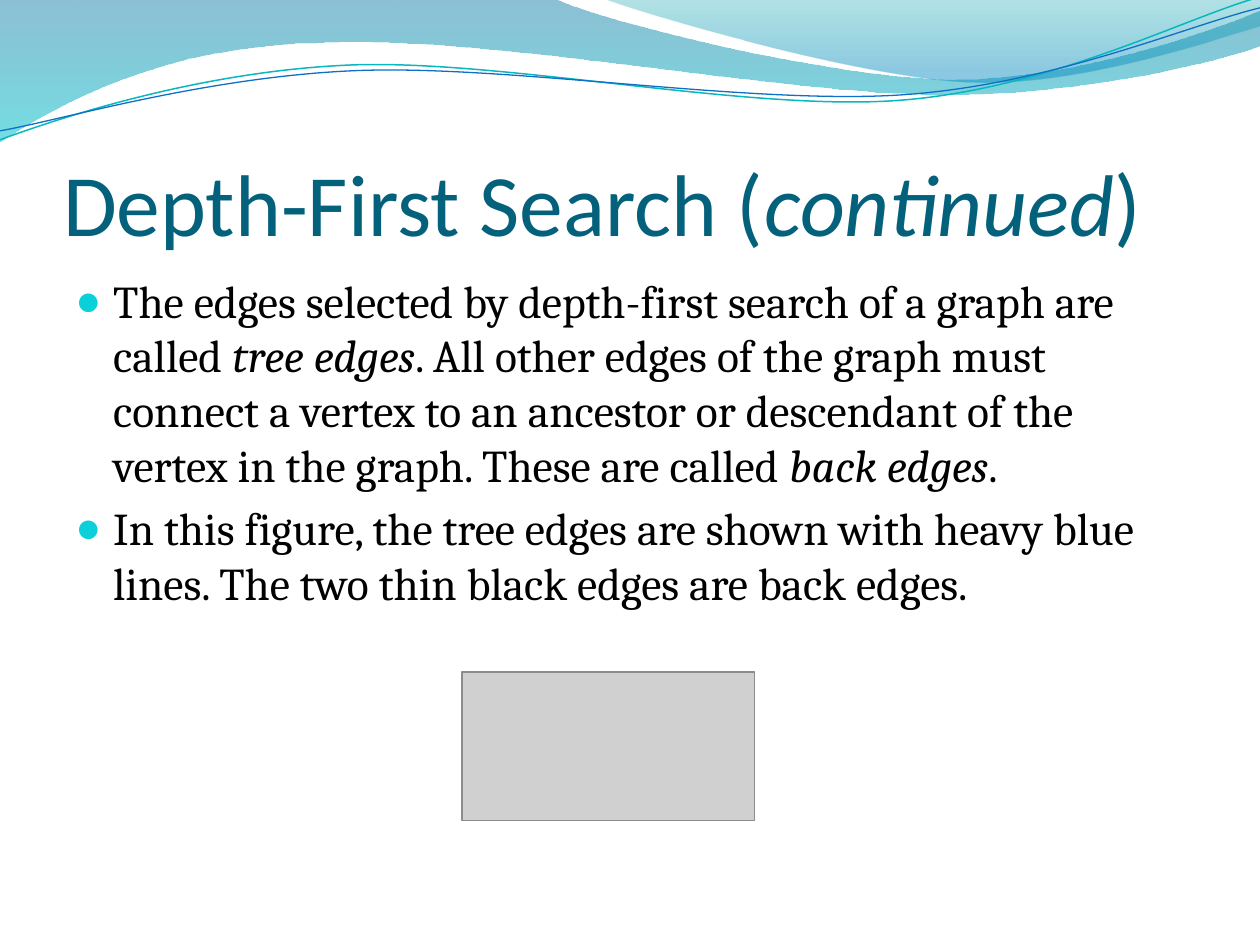
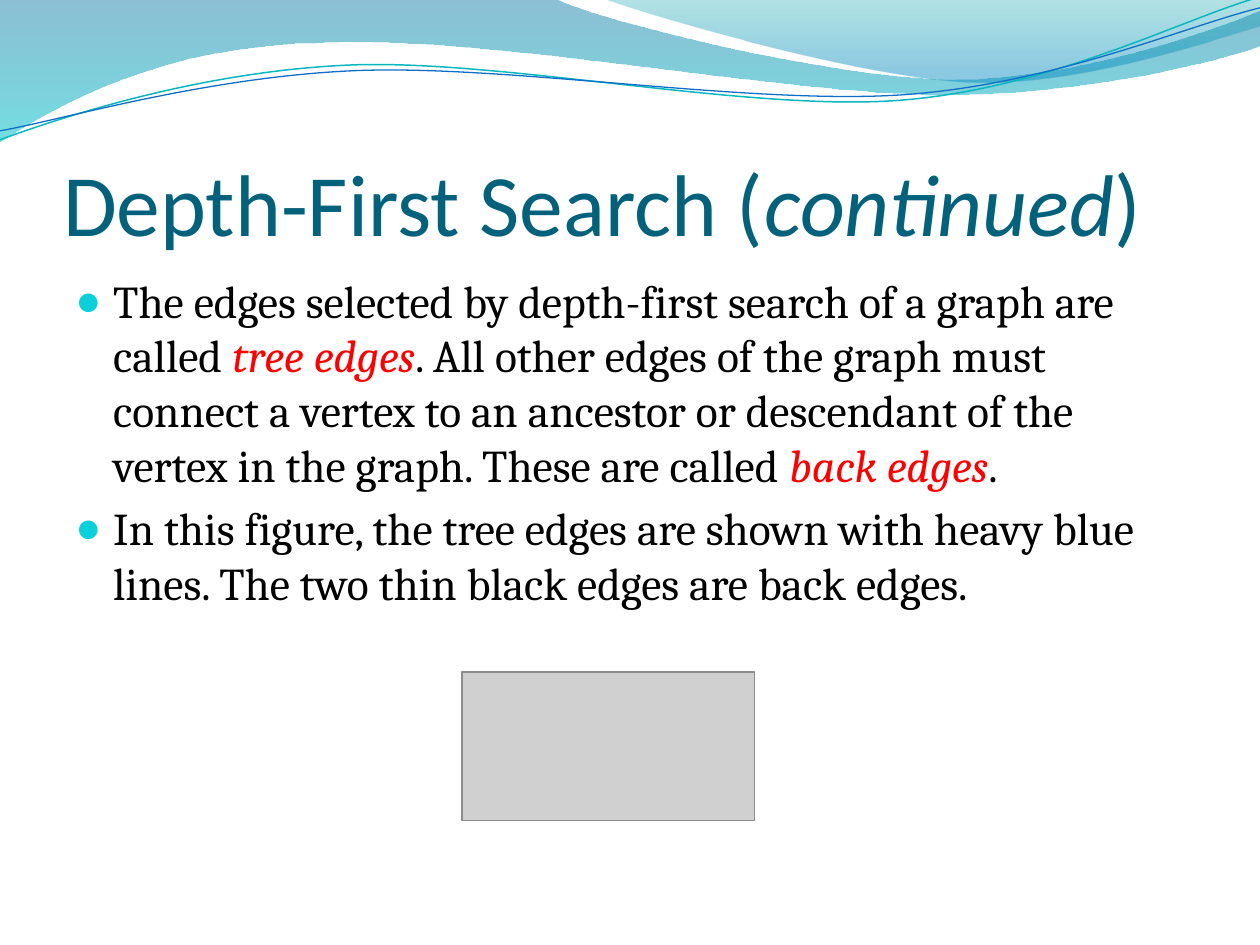
Before and after one commit to lin-chen-GA/lin-chen-GA.github.io, a slide deck: slide 44 of cs2620/slides/cs2620_notes11.pptx. Drawn at 1260x945 pixels with LibreOffice and Linux fonts; fonts in the diff are those of the drawing; grey boxes stand for pictures; background and template pictures are left out. Boxes give left, top, right and bottom in pixels: in the first picture for what was removed or moved away, otherwise in the second. Text is boxed around its words. In the diff, an @@ line names an element or a change of style, - is before the commit and + after.

```diff
--- a/cs2620/slides/cs2620_notes11.pptx
+++ b/cs2620/slides/cs2620_notes11.pptx
@@ text at bbox=[113, 285, 1114, 492]: text colour #000000 to #FF0000 in "tree edges. back edges." @@
```
Also in this commit, not shown: 2 other slides changed, 13 other files.
